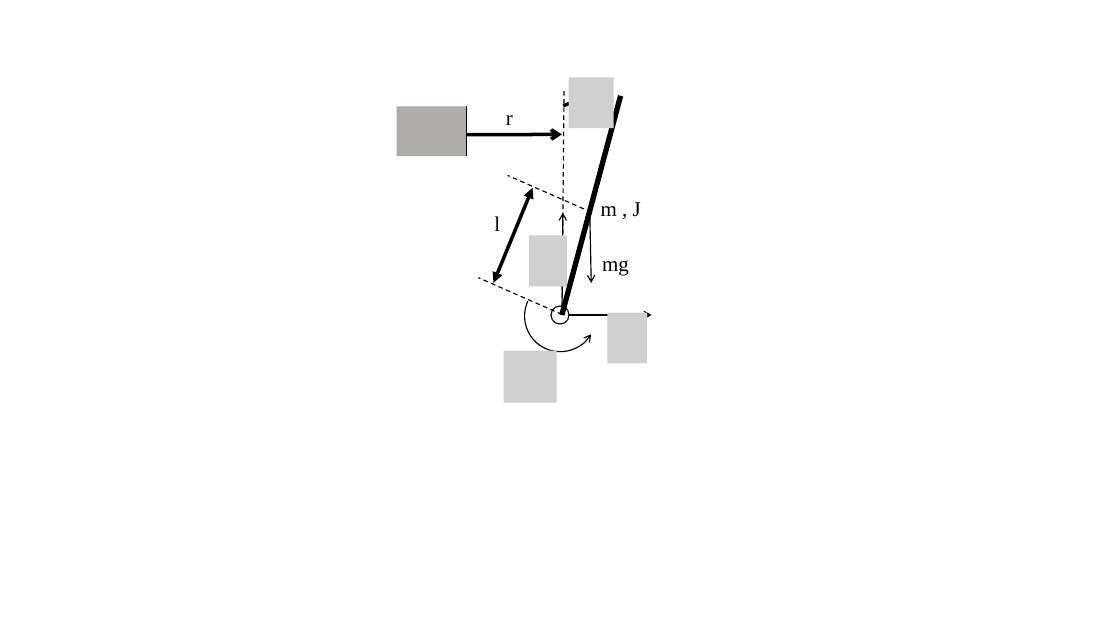
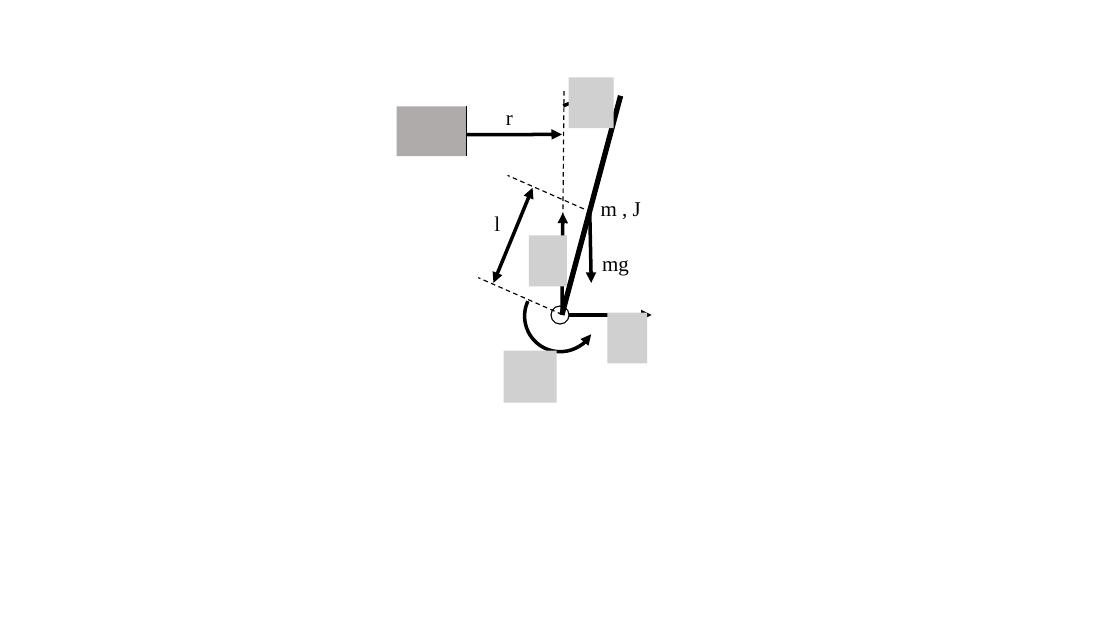
Before and after one commit to rywyr/PTEX, a slide deck: slide 3 of PTEX/gazo/pendulum.pptx. Drawn at 1120x630 pixels with LibreOffice and Linux fonts; fonts in the diff are those of the drawing; grey boxes stand for pictures. Boxes give left, top, right and bottom in pixels: in the first picture for what was removed or moved away, otherwise in the second. Text is boxed around its words. In the diff, an @@ line names an element or a change of style, - is before the commit and + after.

```diff
--- a/PTEX/gazo/pendulum.pptx
+++ b/PTEX/gazo/pendulum.pptx
@@ arrow (562, 314) - (563, 213): stroke #000000 1 pt to #000000 3 pt; arrowheads changed @@
@@ arrow (590, 213) - (592, 283): stroke #000000 1 pt to #000000 3 pt; arrowheads changed @@
@@ arc (boxed as its full ellipse) at (511,266,611,366): outline #000000 1 pt to #000000 3 pt @@
```
Also in this commit, not shown: 2 other slides changed, 29 other files.
